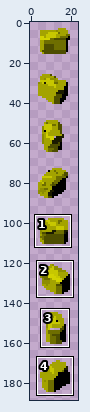
Sprite sheet -- graphics/chars/bodies/mech/upper_idle_handgun_24x24.png. The first picture is a wide view before the edit; the outline marks the close-up.
Close-up. The starting point:
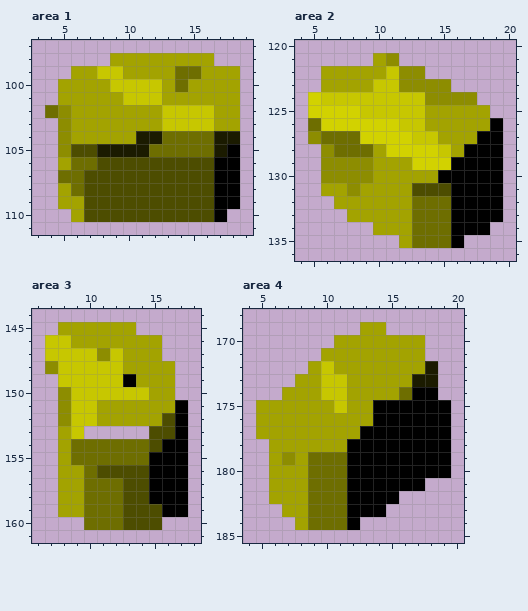
The file is 24x192 pixels. Colours within 5 levels of each other are drawn and written as one. Shown: area 1: x 3..19, y 97..111; area 2: x 4..20, y 120..136; area 3: x 6..18, y 144..161; area 4: x 4..20, y 168..185. The wide view leaves out empty margins. The commit also changed other parts of the picture, which this record leaves out.
New version:
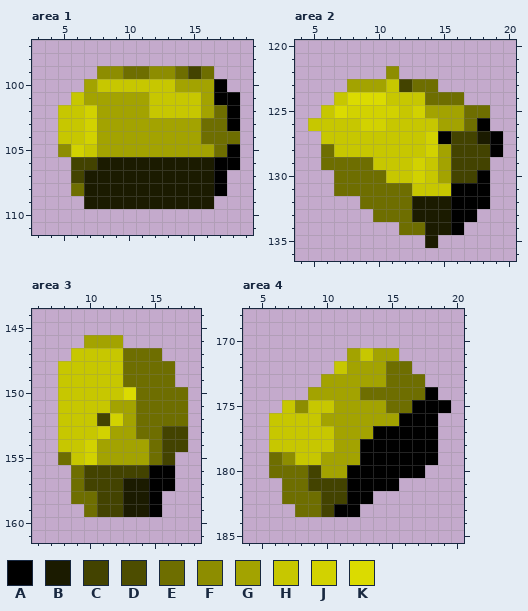
Palette (. is transparent): A #000000  B #1b1b00  C #434300  D #4d4d00  E #6e6e00  F #8d8d00  G #a3a300  H #c7c700  J #d2d200  K #dbdb00
Changes in this commit:
Changed rows in their new state; - is an unchanged pixel.
Area 1:
first column x 4:
 98 -----........--
 99 --..FFEEFF-CE..
100 -..-H----HG--A.
101 -.H---GG-HHH-AA
102 .HHJ----H---GEA
103 -HHJ-----GGGEEA
104 -HHJ---GGGGG-EE
105 --JHGGGGGGGGGE-
106 -.CCBBBBBBBBB--
107 -.CBBBBBBBBBB-.
108 -.-BBBBBBBBBB-.
109 -..BBBBBBBBBB..
110 --............-
Area 2:
first column x 5:
121 -----..--------
122 -.....F..------
123 -..--G-CEE.----
124 ..-KKK---EEE.--
125 .HK-JJJ-J---EE-
126 HHHH--H--H--EA.
127 .HHHHHHH-JACCB-
128 -EHHHHHHH-GCCC-
129 -EEEEHHH-HGCCC.
130 -.EEEEHHJHGCC-.
131 -.EEEEEEHHH---.
132 --..EEEEBBB---.
133 ---..EEEBBB--..
134 -----..E-BB-..-
135 -------..B..---
Area 3:
first column x 7:
145 -......----
146 ...---...--
147 ..--H-EEE--
148 .-----EEEE-
149 ------EEEE-
150 -H----KEEEE
151 -H--H--EEEE
152 -H--CJ-EEEE
153 -H-HJGGEECC
154 -HHJGGGGECC
155 -EHJGGGGEC.
156 -.ECCCCC--.
157 -.ECCCBB--.
158 -.E-CCBB-..
159 -..-CCBBA..
160 ---......--
Area 4:
first column x 5:
169 --------..-----
170 ------.......--
171 -----..-H--..--
172 ----..H---EE..-
173 ---..GG---EEE.-
174 --..-GG-EEE-E--
175 ..HFHHG--GEE---
176 .HHHH----GG---.
177 .HHHHH--G-----.
178 -HHHHH-G------.
179 -E-HHGGG------.
180 -EEECGG------..
181 -.EECCC----..--
182 -.EE-CC--..----
183 --.E-CA-..-----
184 ---.....-------
